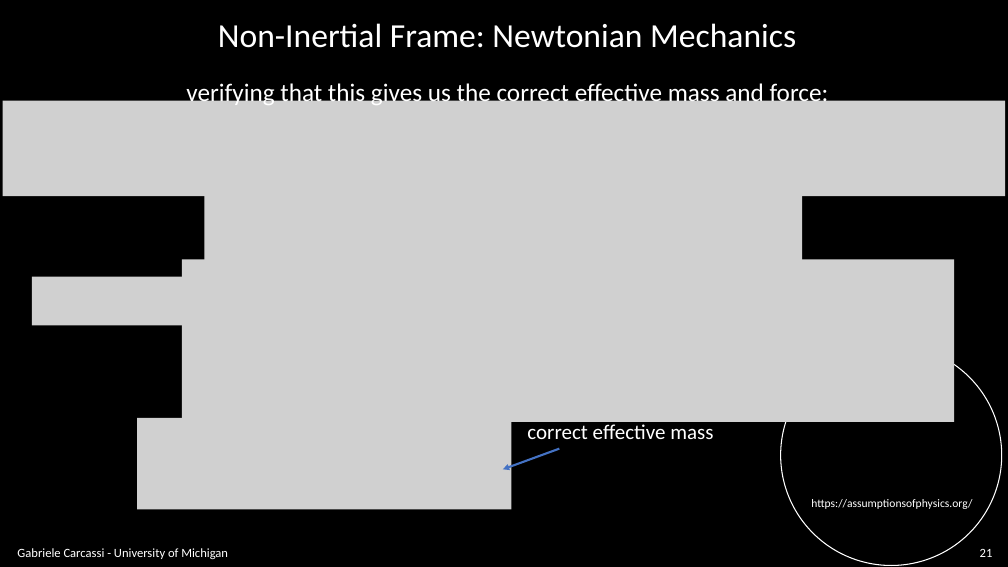
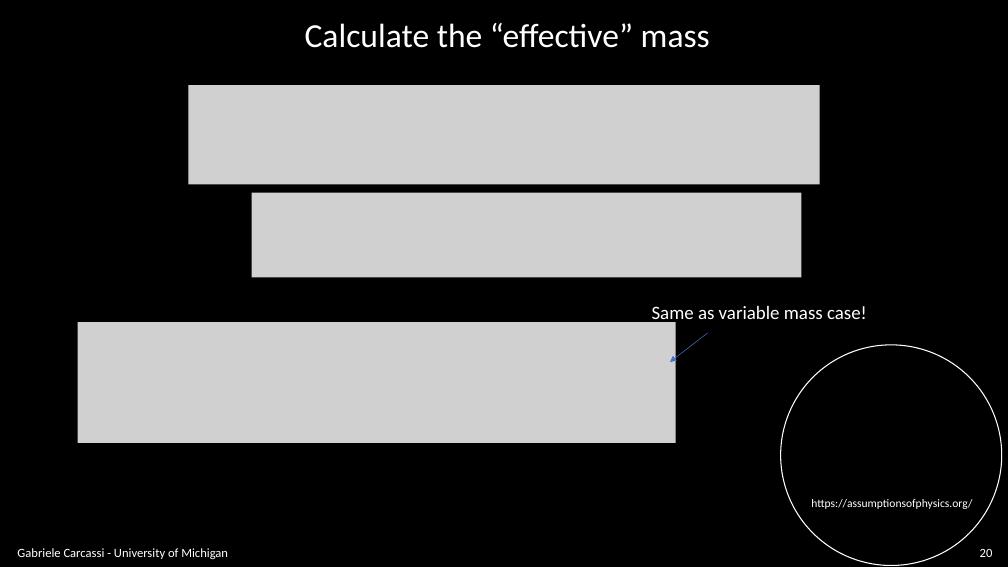
Before and after one commit to assumptionsofphysics/slides, a slide deck: slide 20 of BookCompanions-v2/RP-Class-2.pptx (slide 21 before the commit). Drawn at 1008x567 pixels with LibreOffice and Linux fonts; fonts in the diff are those of the drawing; grey boxes stand for pictures; background and template pictures are left out. Boxes give left, top, right and bottom in pixels: in the first picture for what was removed or moved away, otherwise in the second. Text is boxed around its words. In the diff, an @@ line names an element or a change of style, - is before the commit and + after.

```diff
--- a/BookCompanions-v2/RP-Class-2.pptx
+++ b/BookCompanions-v2/RP-Class-2.pptx
@@ text at [305,23,710,48]: text changed @@
-Non-Inertial Frame: Newtonian Mechanics
+Calculate the “effective” mass
@@ text removed at [186,81,829,108] @@
-verifying that this gives us the correct effective mass and force:
@@ picture: place and size @@
-picture at [3,101,1006,196]
+picture at [188,85,820,185]
@@ picture: place and size @@
-picture at [204,164,802,262]
+picture at [252,193,802,278]
@@ picture removed at [182,259,954,422] @@
@@ picture removed at [32,277,236,325] @@
@@ picture added at [78,322,676,443] @@
@@ text added at [652,306,867,324], 18 pt, text #FFFFFF @@
+Same as variable mass case!
@@ arrow added from (708, 333) to (670, 362), #4472C4 0.5 pt @@
@@ picture removed at [138,418,512,510] @@
@@ arrow removed from (560, 448) to (503, 470) @@
@@ text removed at [527,424,713,439] @@
-correct effective mass
@@ page number at [980,549,993,557]: text changed @@
-21
+20
```
Also in this commit, not shown: 6 other slides changed, 2 slides added, 1 other file.
